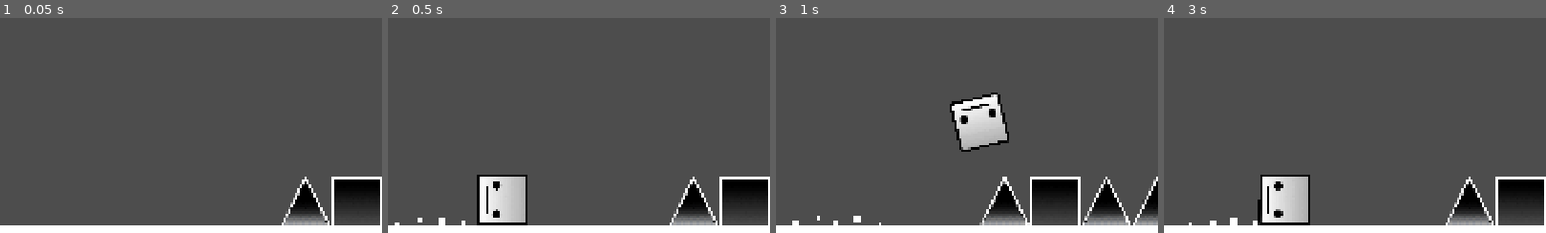
Above: before the commit, frames 1-4 (left to right).
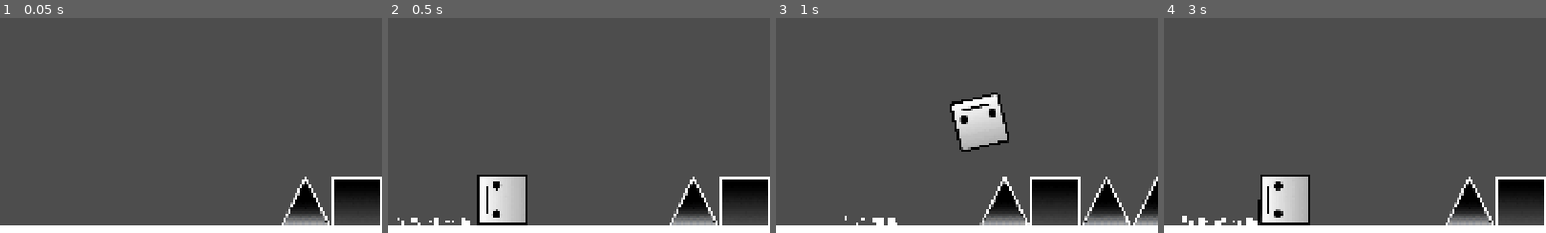
Above: after the commit, the same moments.

Repository: Nahu666/Corbalan-Proto---Geometry-Dash
Game: Godot game, scene res://escenas/prueba.tscn
Same seed, same stepped clock (60 frames per second), same inputs: the game is played once before the commit and once after it.
Inputs:
- Up to frame 1 (0.05 s): no input
- Up to frame 2 (0.5 s): no input
- Up to frame 3 (1 s): tap W (salto) at 0.77 s
- Up to frame 4 (3 s): tap W (salto) at 1.52 s
The pictures show only the part of the screen within x 0-50%, y 28-78%; the shares and areas given below are measured in that part.

Frame 1 is identical in both runs. In frame 2, 0.3% of the frame differs, in the area x 1-22%, y 92-97%; in frame 3, 0.3%; in frame 4, 0.4%, in the area x 4-24%, y 92-97%.

Commit message:
Retoque de Partículas de Arrastre

Diff:
--- a/corbalan-proto---geometry-dash/objetos/jugador.tscn
+++ b/corbalan-proto---geometry-dash/objetos/jugador.tscn
@@ -34,7 +34,7 @@
 point_count = 2
 
 [sub_resource type="Curve" id="Curve_f3ub6"]
-_data = [Vector2(0.25, 1), 0.0, 0.0, 0, 0, Vector2(1, 0.49438208), 0.0, 0.0, 0, 0]
+_data = [Vector2(0.25, 1), 0.0, 0.0, 0, 0, Vector2(1, 0.20224726), 0.0, 0.0, 0, 0]
 point_count = 2
 
 [node name="jugador" type="CharacterBody2D" unique_id=1927361297]
@@ -86,7 +86,8 @@
 [node name="arrastre" type="CPUParticles2D" parent="." unique_id=290640017]
 z_index = -1
 position = Vector2(-32, 56)
-amount = 15
+amount = 20
+lifetime = 0.5
 gravity = Vector2(-100, -20)
 initial_velocity_min = 30.0
 initial_velocity_max = 30.0
